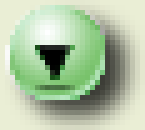
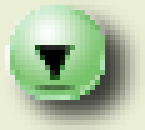
The second 145 × 130 image is a revision of the first. Changes to its layers:
painted on "Calque 5" over [left=70, top=65, right=100, bottom=95]
